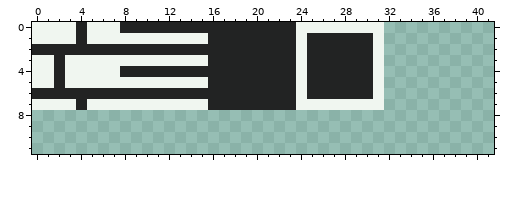
Pixel-art file: assets/atlas.aseprite. This is how it looked before the edit.
64x64 pixels, 1 frame. Shown: x 0..41, y 0..11.
After:
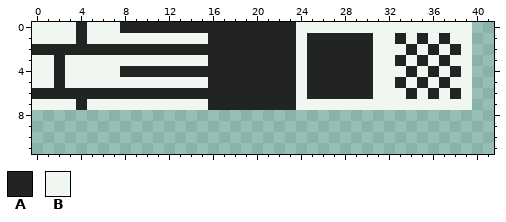
Palette (. is transparent): A #222323  B #f0f6f0
What changed:
y 0: x 32..39 ........ -> BBBBBBBB
y 1: x 32..39 ........ -> BABABABB
y 2: x 32..39 ........ -> BBABABAB
y 3: x 32..39 ........ -> BABABABB
y 4: x 32..39 ........ -> BBABABAB
y 5: x 32..39 ........ -> BABABABB
y 6: x 32..39 ........ -> BBABABAB
y 7: x 32..39 ........ -> BBBBBBBB
Where, in picture pixels (left, top, right, bottom), the same in both pictures:
added: (384, 22, 472, 110)
